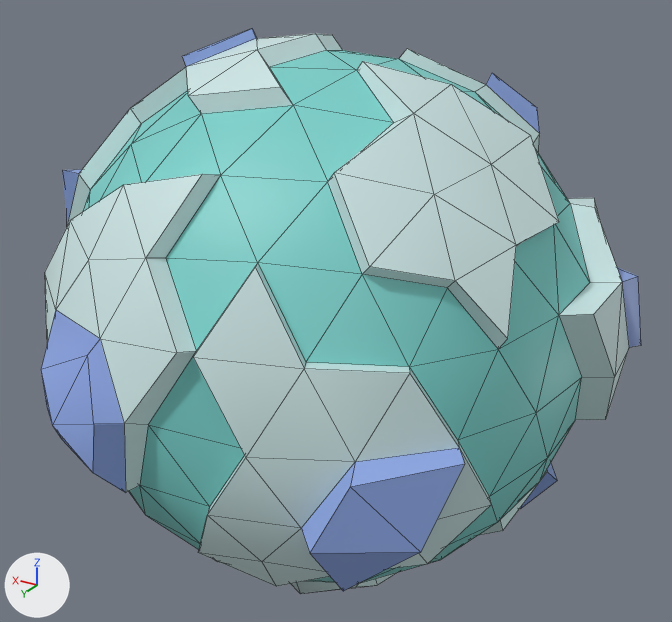
What one commit did to the FBX model Planets/Assets/Models/ice_planet_1.fbx.
Before and after are seen from a 50 mm lens placed at (-1.73, 2.823, 1.441), pointed at (-0.041, 0.007, 0.034). The lights are fixed; the arrows at lower left show +X, +Y and +Z. Mesh edges are drawn as thin lines.

The older version as bpy lines, for what is in view:
```python
mat_ice = principled_material('ice')
mat_ice.base_color = (0.196, 0.638, 0.602)  # cyan #7ad1cc
mat_mountains = principled_material('Mountains')
mat_mountains.base_color = (0.278, 0.401, 0.8)  # blue #90aae7
mat_snow_ground = principled_material('snow_ground')
mat_snow_ground.base_color = (0.631, 0.814, 0.814)  # white #d0e9e9
me_icosphere_003 = bpy.data.meshes.new('Icosphere.003')
me_icosphere_003.from_pydata(...)  # 316 vertices, 474 faces; spans x -1.1..1.08, y -1.04..1.12, z -1.05..1.06
# faces by material slot: [165, 241, 68]
me_icosphere_003.materials.append(mat_ice)  # cyan #7ad1cc
me_icosphere_003.materials.append(mat_snow_ground)  # white #d0e9e9
me_icosphere_003.materials.append(mat_mountains)  # blue #90aae7
ob_icosphere_001 = bpy.data.objects.new('Icosphere.001', me_icosphere_003)
ob_icosphere_001.location = (0.0, 0.0, 0.0)
```
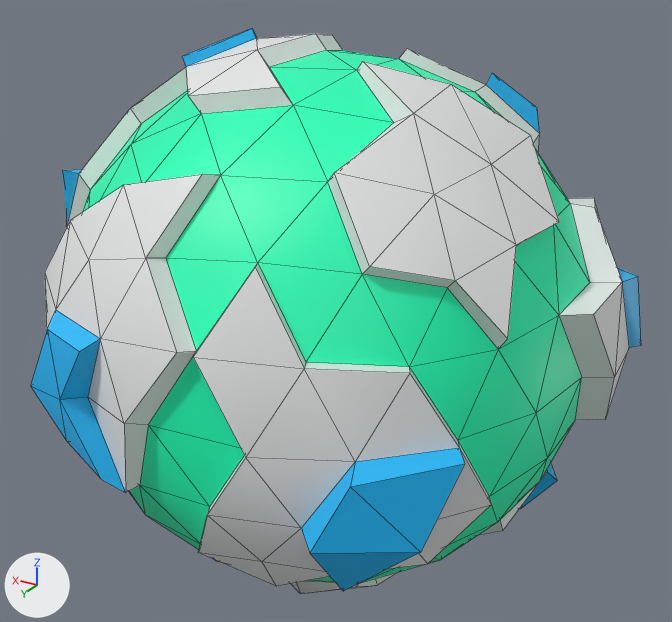
What differs and where, as boxes [x1, y1, x2, y2] in the pictures (672 x 622 px; the box of a moved part takes in the faces that stretch with it):
'Icosphere.001', recoloured, reshaped
    before: [41, 28, 641, 594]
    after: [31, 28, 641, 594]
part 1 of me_icosphere_003, moved or reshaped
    before: [41, 310, 126, 493]
    after: [31, 310, 126, 493]

Edits to the bpy script that builds the scene:
```text
Change mat_ice:
    mat_ice.base_color: (0.196, 0.638, 0.602) -> (0.00972, 1.0, 0.485)  # cyan #7ad1cc -> green #19ffb9
Change mat_snow_ground:
    mat_snow_ground.base_color: (0.631, 0.814, 0.814) -> (0.807, 0.823, 0.823)  # white #d0e9e9 -> white #e8eaea
Change mat_mountains:
    mat_mountains.base_color: (0.278, 0.401, 0.8) -> (0.00972, 0.491, 0.956)  # blue #90aae7 -> cyan #19bafa
Change me_icosphere_003:
    used by ob_icosphere_001; location = (0.0, 0.0, 0.0)
    remove me_icosphere_003.from_pydata(...)  # 316 vertices, 474 faces; spans x -1.1..1.08, y -1.04..1.12, z -1.05..1.06
    add me_icosphere_003.from_pydata(...)  # 316 vertices, 474 faces; spans x -1.1..1.08, y -1.04..1.06, z -1.05..1.06
    me_icosphere_003 part 1
    3 vertices are removed from x 0.16..0.21, y 1.04..1.1, z -0.16..0.22
    8 faces are deleted
    4 vertices move from x 0.31..0.5, y 0.98..1.12, z -0.13..0.1 to x 0.34..0.52, y 0.99..1.05, z -0.18..0.23
    3 vertices are added at (0.23, 1.06, 0.23), (0.2, 1.05, -0.22), (0.31, 0.97, 0.01)
    6 new faces join them, mat_mountains (cyan #19bafa)
    2 new faces join them, mat_snow_ground (white #e8eaea)
```
